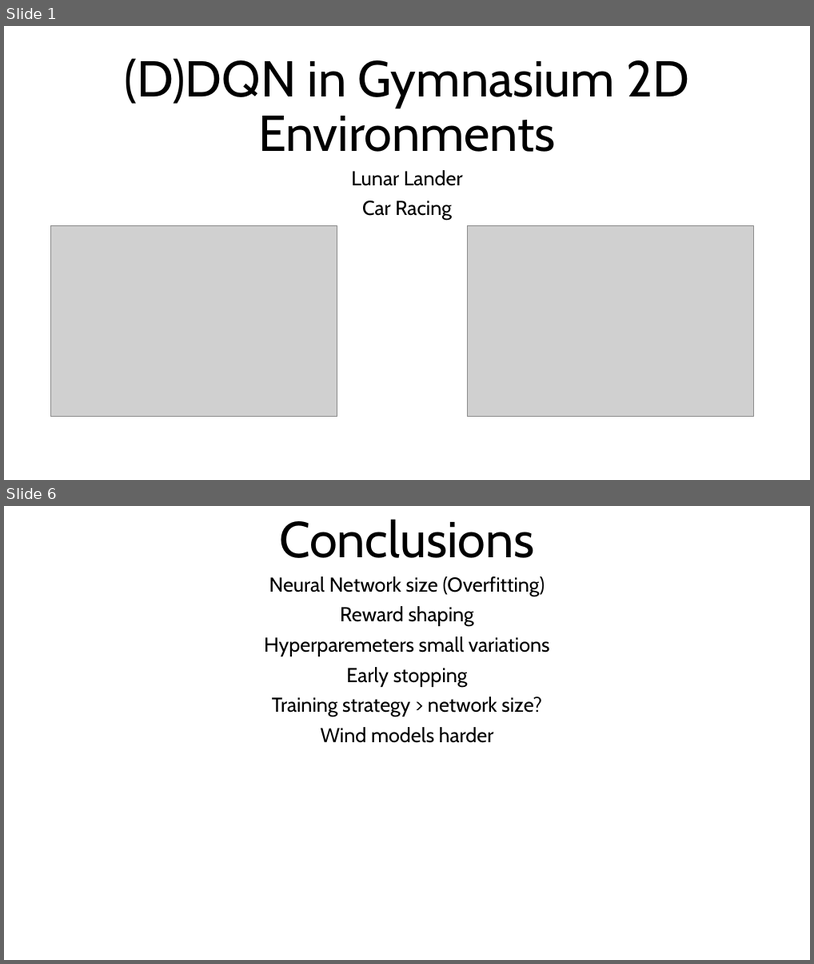
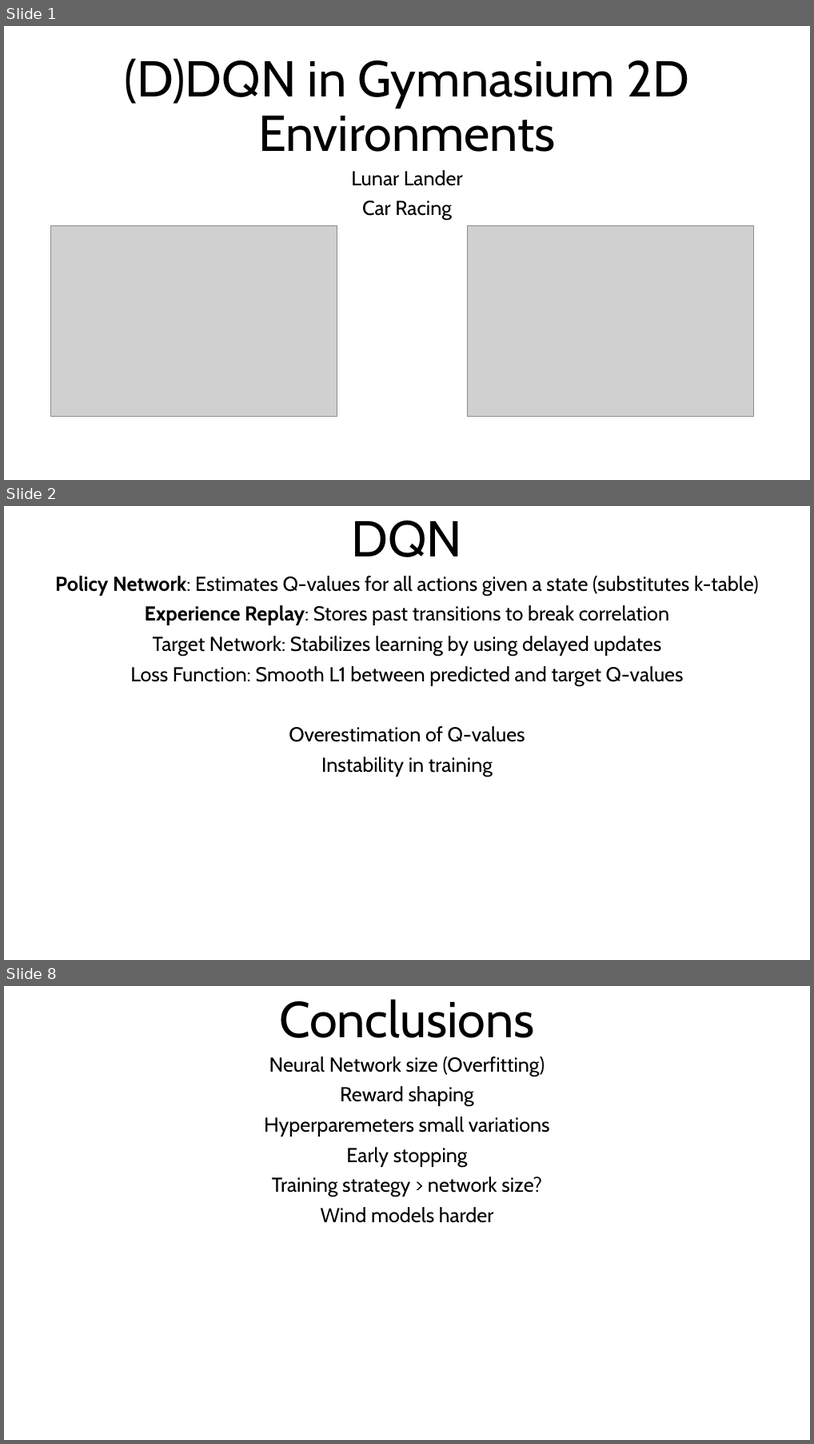
Before and after one commit to Ignacio0407/Lunar-Lander-v3, a slide deck: Presentation/DQN in Gymnasium 2D Environments.pptx. Shown one above the other, each under a label of ours: slides 1 and 6 before the commit, slides 1, 2 and 8 after it; the slides between them are not shown. The pictures are 814x964 and 814x1444 pixels, drawn with LibreOffice and Linux fonts; fonts in the diff are those of the drawing; grey boxes stand for pictures. Boxes give left, top, right and bottom in pixels: in the first picture for what was removed or moved away, otherwise in the second. Text is boxed around its words. In the diff, an @@ line names an element or a change of style, - is before the commit and + after.

Commit message:
Final presentation update

```diff
--- a/Presentation/DQN in Gymnasium 2D Environments.pptx
+++ b/Presentation/DQN in Gymnasium 2D Environments.pptx
@@ slide 2 added at <box>4,506,810,960</box>, background #FFFFFF @@
@@ title added at <box>352,520,463,557</box>, 60 pt, text #000000 @@
+DQN
@@ subtitle added at <box>55,576,759,776</box>, 24 pt, text #000000 @@
+Policy Network: Estimates Q-values for all actions given a state (substitutes k-table)
+Experience Replay: Stores past transitions to break correlation
+Target Network: Stabilizes learning by using delayed updates
+Loss Function: Smooth L1 between predicted and target Q-values
+Overestimation of Q-values
+Instability in training
@@ what was slide 6 is now slide 8 @@
```
Also in this commit, not shown: 1 other slide added.
